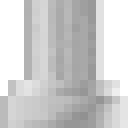
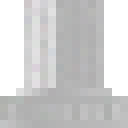
The second (128, 128) image is a revision of the first. Changes to its layers:
removed layer "Background copy #1" over [0, 0, 128, 128]
showed "Background", painted on it, masked it over [0, 0, 128, 128]
